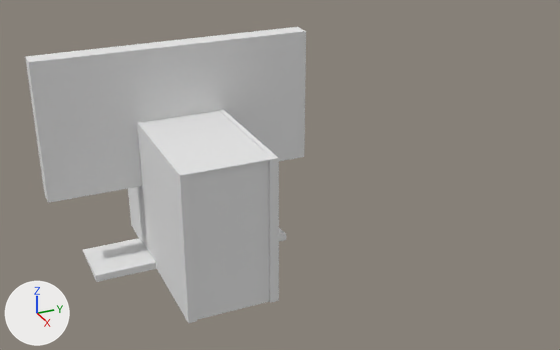
The Blender file art/Maps/PC.blend as it was, and as the next commit left it.
Before and after are seen from a 50 mm lens placed at (4.0, -1.17, 2.31), pointed at (0.29, 0.5, 0.46). Every picture has the same lights, and +X, +Y and +Z are marked at lower left.

Objects in the first picture: 'Keyboard-col', 'PC-col', 'Screen-col'.
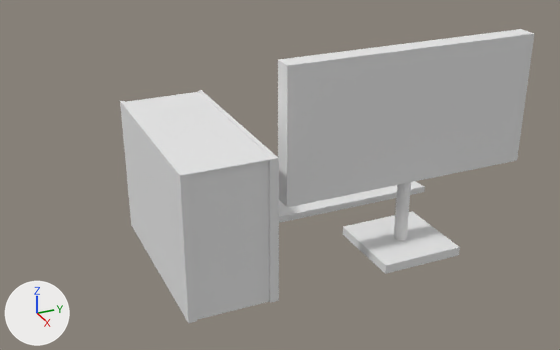
What differs and where, as boxes (x1, y1, x2, y2) in the pictures (560 x 350 px):
'Screen-col', moved
    before: (25, 27, 306, 203)
    after: (278, 29, 534, 274)
'Keyboard-col', moved
    before: (83, 228, 286, 282)
    after: (279, 181, 425, 223)

What changed in the scene script:
```text
Change ob_keyboard_col:
    ob_keyboard_col.location: (0.0, 0.0, 0.0) -> (-0.22, 1.14, 0.0)
Change ob_screen_col:
    ob_screen_col.location: (0.0, 0.0, 0.0) -> (0.58, 1.152, 0.0)
```
